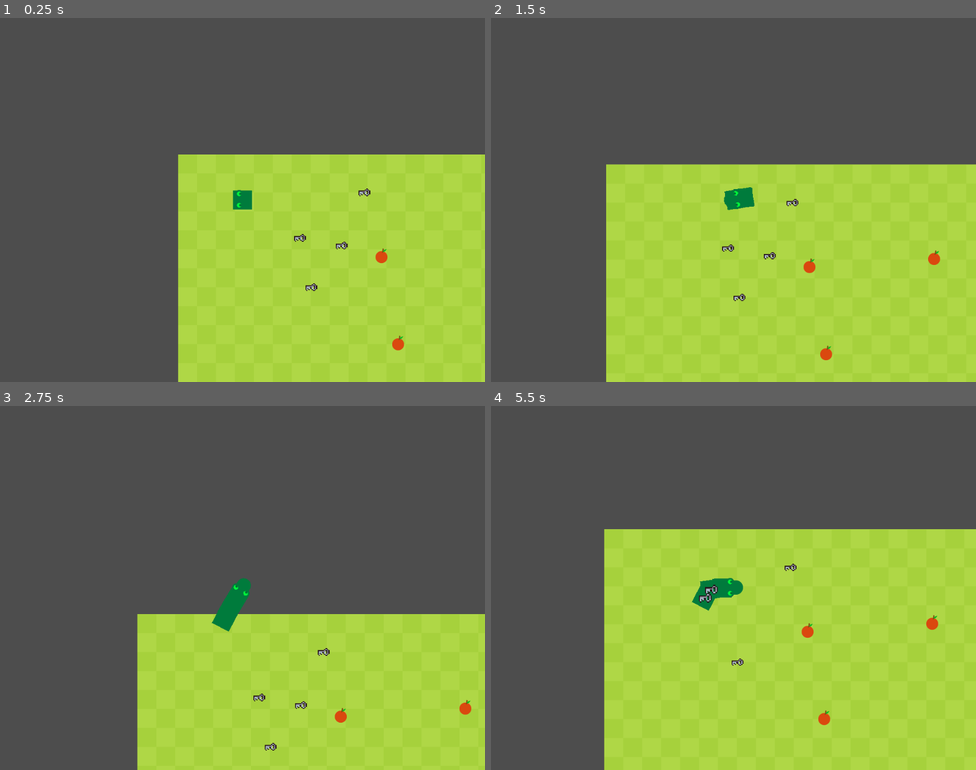
Above: before the commit, frames 1-4 (two rows, left to right).
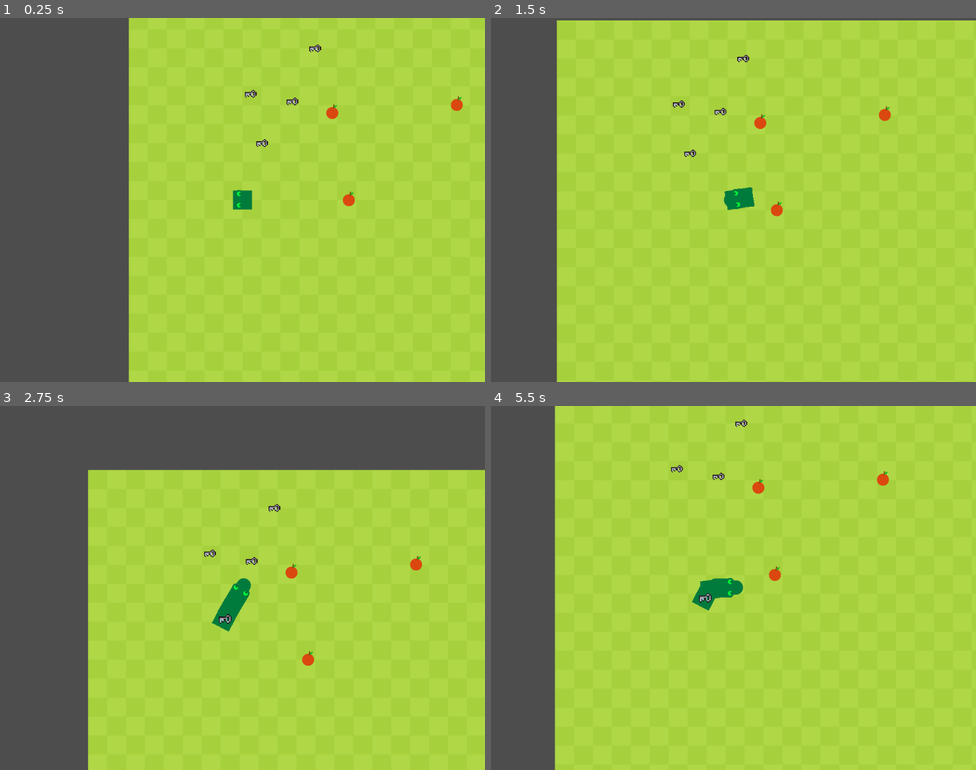
Above: after the commit, the same moments.

Repository: DanissimoSafelox/SnakeRogue
Game: Godot game, scene res://Main_Scenes/world.tscn
Same seed, same stepped clock (60 frames per second), same inputs: the game is played once before the commit and once after it.
Inputs (mouse positions are in pixels of both pictures, inside the frame that each line leads up to):
- Up to frame 1 (0.25 s): no input
- Up to frame 2 (1.5 s): tap Enter at 0.5 s; move the mouse to (840, 181) at 0.52 s; press the mouse at (840, 181) at 0.53 s; move the mouse to (636, 218) at 1.27 s; release the mouse at (636, 218) at 1.28 s; click (636, 218) at 1.35 s
- Up to frame 3 (2.75 s): move the mouse to (291, 507) at 2.02 s; press the mouse at (291, 507) at 2.03 s
- Up to frame 4 (5.5 s): move the mouse to (709, 660) at 2.77 s; release the mouse at (709, 660) at 2.78 s; click (709, 660) at 2.85 s; move the mouse to (879, 642) at 3.52 s; press the mouse at (879, 642) at 3.53 s; move the mouse to (588, 533) at 4.27 s; release the mouse at (588, 533) at 4.28 s; click (588, 533) at 4.35 s; move the mouse to (757, 588) at 5.02 s; press the mouse at (757, 588) at 5.03 s

The runs differ from the first frame. In frame 1, 34% of the frame differs, in the area x 26-100%, y 0-100%; in frame 2, 41%, in the area x 13-100%, y 0-100%; in frame 3, 37%; in frame 4, 37%.

Commit message:
Revert "move_head_up"
This reverts commit 1ae747510e1028a31a3e1012417a4d53e073a5b9.

Diff:
--- a/Main_Scenes/world.tscn
+++ b/Main_Scenes/world.tscn
@@ -9,7 +9,7 @@
 script = ExtResource("1_cp458")
 
 [node name="Snake" parent="." instance=ExtResource("1_l5hgo")]
-position = Vector2(136, 96)
+position = Vector2(240, 400)
 
 [node name="TextureRect" type="TextureRect" parent="."]
 offset_left = -56.0
